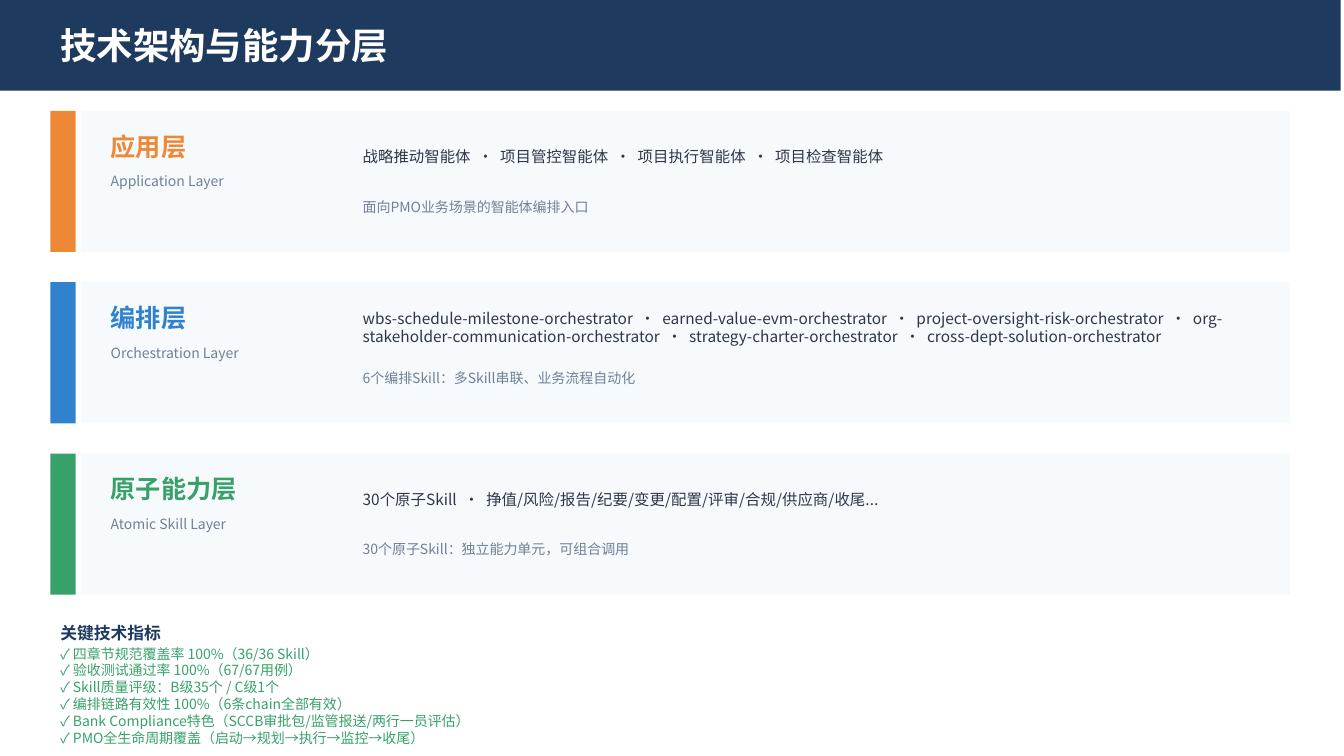
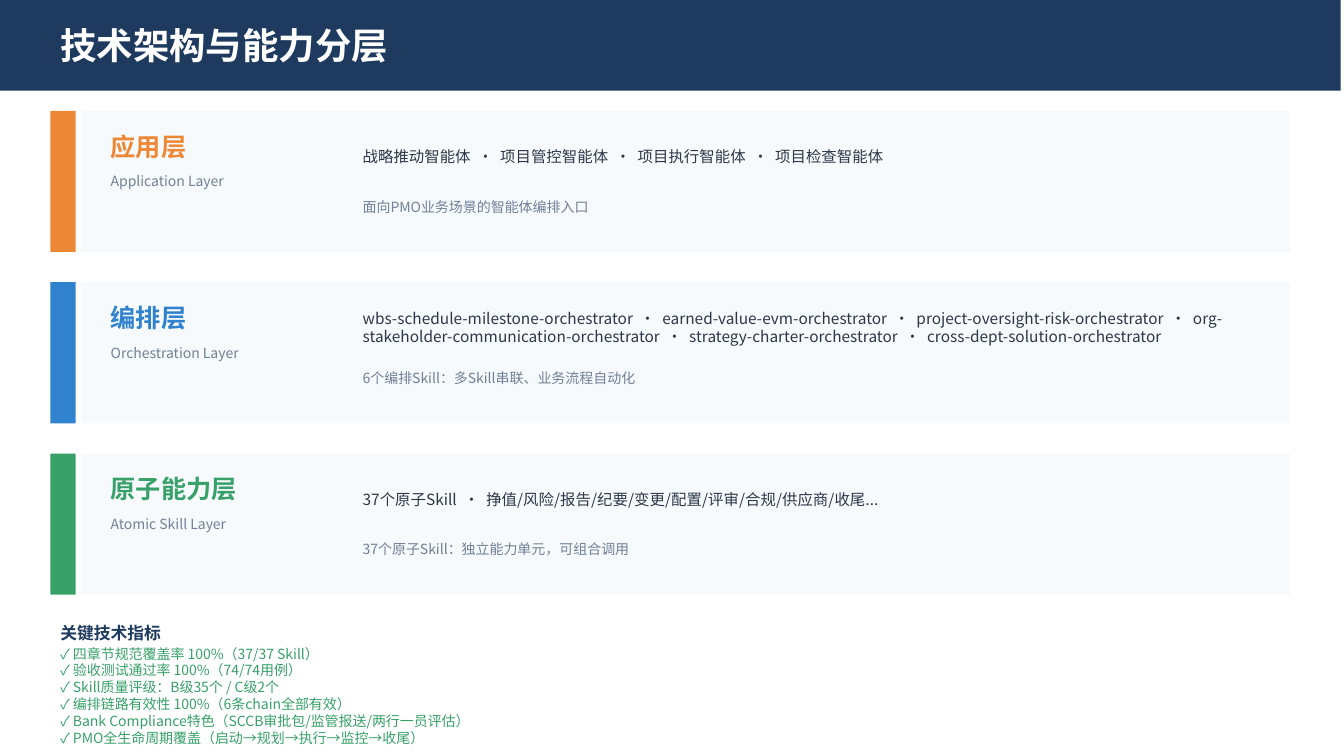
Before and after one commit to cl13918279087-code/pmoskills, a slide deck: slide 3 of PMO Agent Skill 解决方案售前材料.pptx. Drawn at 1344x756 pixels with LibreOffice and Linux fonts; fonts in the diff are those of the drawing. Boxes give left, top, right and bottom in pixels: in the first picture for what was removed or moved away, otherwise in the second. Text is boxed around its words. In the diff, an @@ line names an element or a change of style, - is before the commit and + after.

Commit message:
fix: 一致性修订 - 全量文档v2.1对齐实际Agent/Skill数据
修订内容：
- Skill数量: 37个Active + 2个Deprecated（之前错误为36/37）
- 验收测试报告v1.1: Skill数→37, 准确率测试用例→37, 四章节达标→100%
- 验收总结报告v2.1: Active Skill→37个，Deprecated→2个
- 操作手册DOCX/MD v2.1: 同步更新Agent/Skill数量和指标
- MD测试案例集: 补充67个测试案例（30业务场景+37四章节规范）
- XLSX清单: 修正重复列，标记2个Deprecated Skill
- PPTX: 修正36→37个Skill, 30→37个原子Skill, 67→74用例

同时修复project-info-manager的Procedure章节标题（Operating Procedure→Procedure）

```diff
--- a/PMO Agent Skill 解决方案售前材料.pptx
+++ b/PMO Agent Skill 解决方案售前材料.pptx
@@ text at bbox=[363, 492, 878, 508]: text changed @@
-30个原子Skill · 挣值/风险/报告/纪要/变更/配置/评审/合规/供应商/收尾...
+37个原子Skill · 挣值/风险/报告/纪要/变更/配置/评审/合规/供应商/收尾...
@@ text at bbox=[363, 542, 630, 555]: text changed @@
-30个原子Skill：独立能力单元，可组合调用
+37个原子Skill：独立能力单元，可组合调用
@@ text at bbox=[73, 647, 319, 693]: text changed @@
-✓ 四章节规范覆盖率 100%（36/36 Skill）
-✓ 验收测试通过率 100%（67/67用例）
-✓ Skill质量评级：B级35个 / C级1个
+✓ 四章节规范覆盖率 100%（37/37 Skill）
+✓ 验收测试通过率 100%（74/74用例）
+✓ Skill质量评级：B级35个 / C级2个
```
Also in this commit, not shown: 1 other slide changed, 6 other files.
